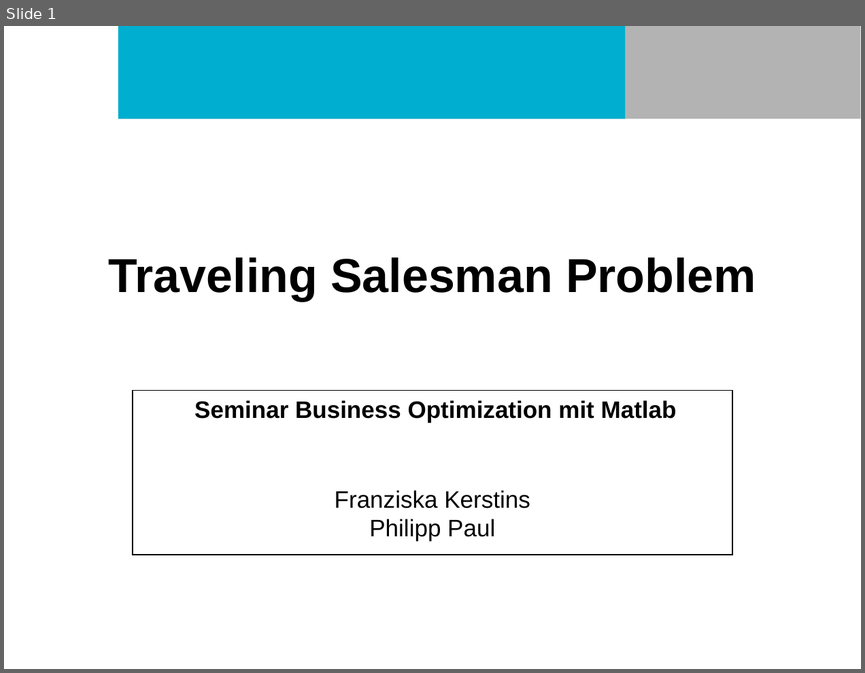
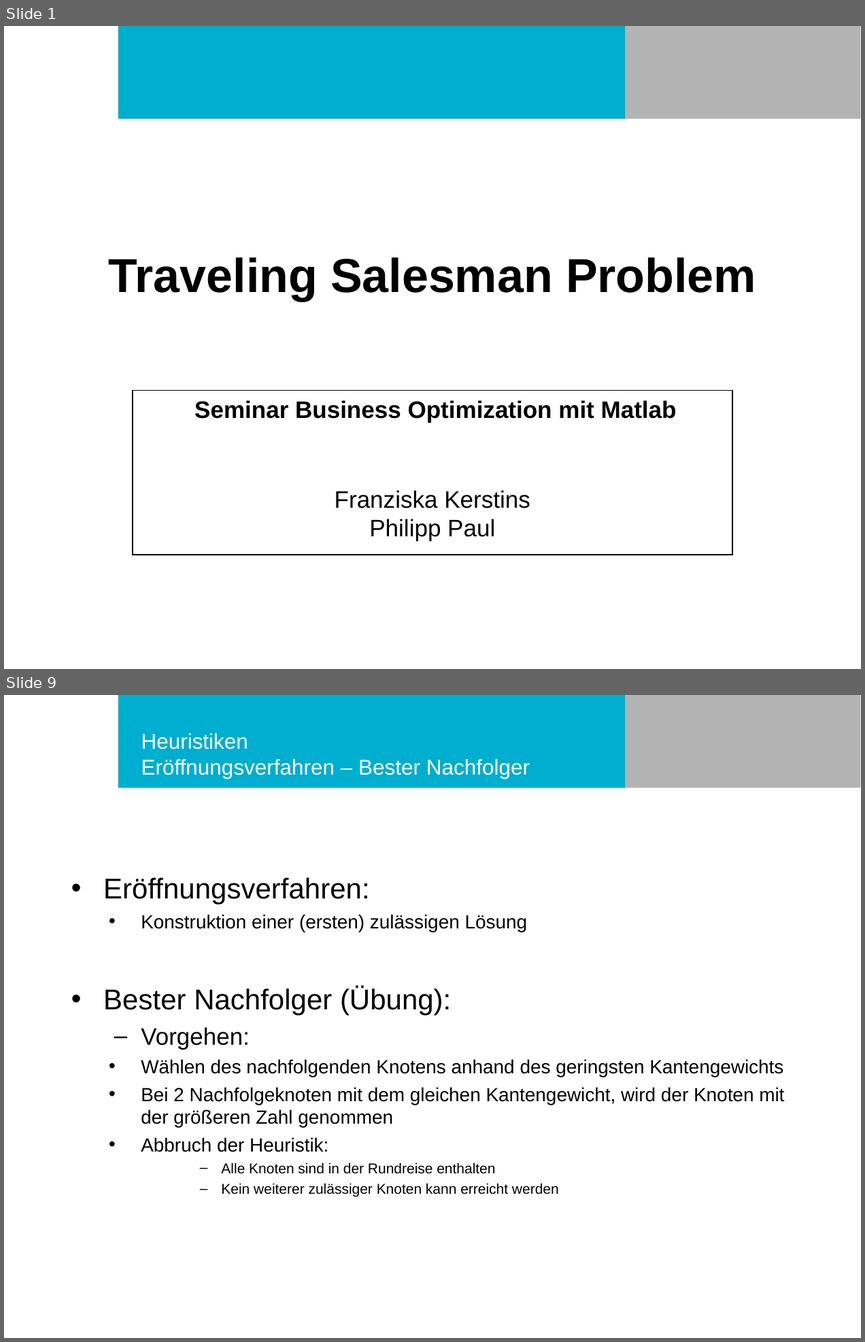
Before and after one commit to philurlaub/matlab2016, a slide deck: Präsentation.ppt. Shown one above the other, each under a label of ours: slide 1 before the commit, slides 1 and 9 after it; the slides between them are not shown. The pictures are 865x673 and 865x1342 pixels, drawn with LibreOffice and Linux fonts; fonts in the diff are those of the drawing; background and template pictures are left out. Boxes give left, top, right and bottom in pixels: in the first picture for what was removed or moved away, otherwise in the second. Text is boxed around its words. In the diff, an @@ line names an element or a change of style, - is before the commit and + after.

```diff
--- a/Präsentation.ppt
+++ b/Präsentation.ppt
@@ slide 9 added at (4, 695, 861, 1338), background #FFFFFF; not listed: 2 template elements that a slide beside it also shows @@
@@ title added at (141, 733, 530, 779), 18 pt, text #FFFFFF @@
+Heuristiken
+Eröffnungsverfahren – Bester Nachfolger
@@ text added at (103, 877, 784, 1197), 16 pt, text #000000 @@
+• Eröffnungsverfahren:
+    • Konstruktion einer (ersten) zulässigen Lösung
+• Bester Nachfolger (Übung):
+  – Vorgehen:
+    • Wählen des nachfolgenden Knotens anhand des geringsten Kantengewichts
+    • Bei 2 Nachfolgeknoten mit dem gleichen Kantengewicht, wird der Knoten mit der größeren Zahl genommen
+    • Abbruch der Heuristik:
+      – Alle Knoten sind in der Rundreise enthalten
+      – Kein weiterer zulässiger Knoten kann erreicht werden
```
Also in this commit, not shown: 16 other slides added, 2 other files.
